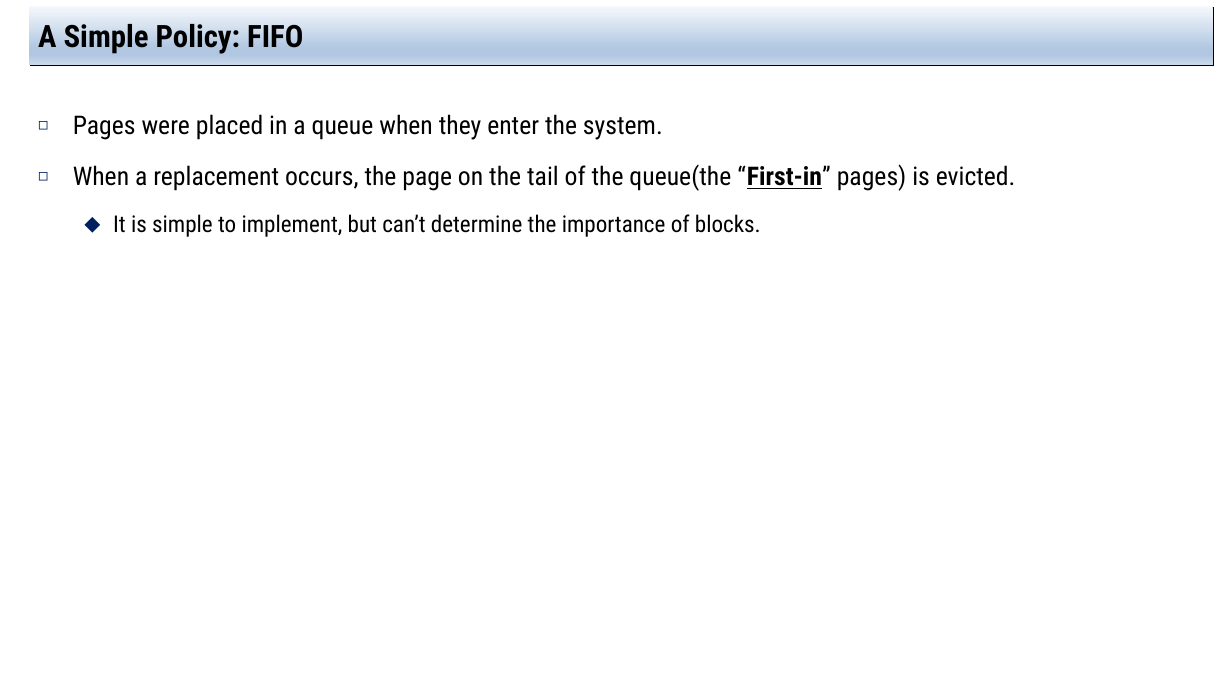
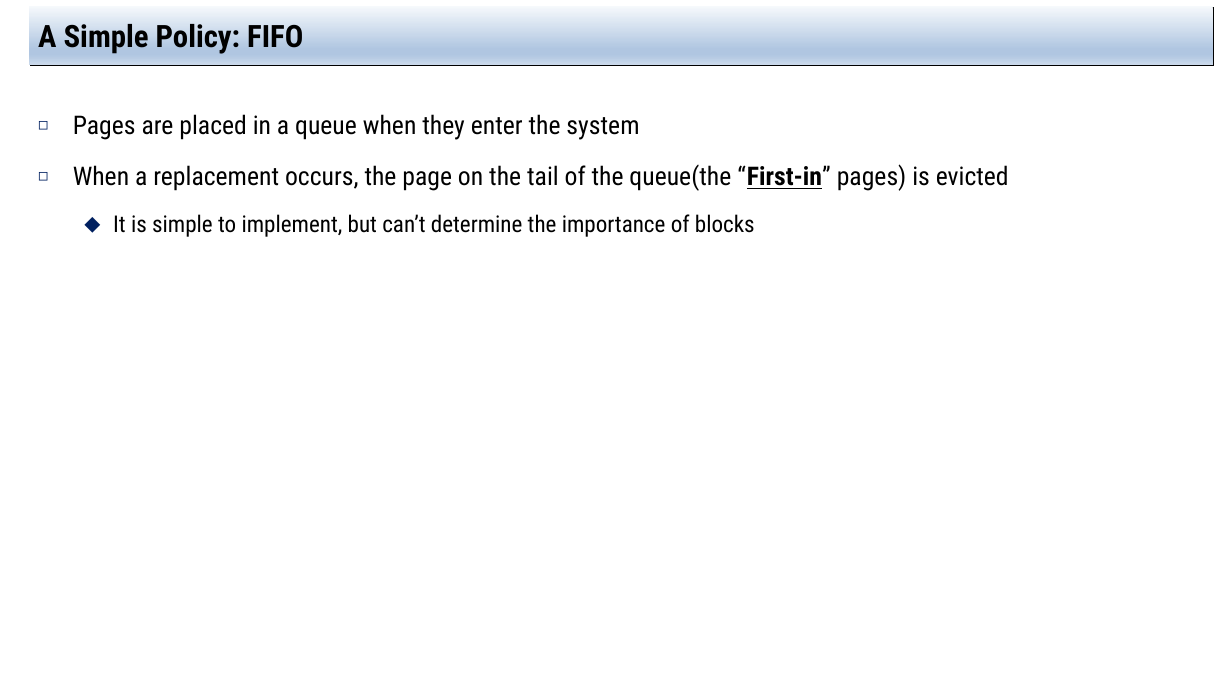
Before and after one commit to jachermocilla/extra-course-materials, a slide deck: slide 9 of cmsc125/ostep/slides/01.Virtualization/22.Swapping_Policies.pptx. Drawn at 1232x693 pixels with LibreOffice and Linux fonts; fonts in the diff are those of the drawing. Boxes give left, top, right and bottom in pixels: in the first picture for what was removed or moved away, otherwise in the second. Text is boxed around its words. In the diff, an @@ line names an element or a change of style, - is before the commit and + after.

```diff
--- a/cmsc125/ostep/slides/01.Virtualization/22.Swapping_Policies.pptx
+++ b/cmsc125/ostep/slides/01.Virtualization/22.Swapping_Policies.pptx
@@ text at (73,114,1009,237): text changed @@
-◻ Pages were placed in a queue when they enter the system.
-◻ When a replacement occurs, the page on the tail of the queue(the “First-in” pages) is evicted.
-  ⬥ It is simple to implement, but can’t determine the importance of blocks.
+◻ Pages are placed in a queue when they enter the system
+◻ When a replacement occurs, the page on the tail of the queue(the “First-in” pages) is evicted
+  ⬥ It is simple to implement, but can’t determine the importance of blocks
```
Also in this commit, not shown: 19 other slides changed, 5 other files.
